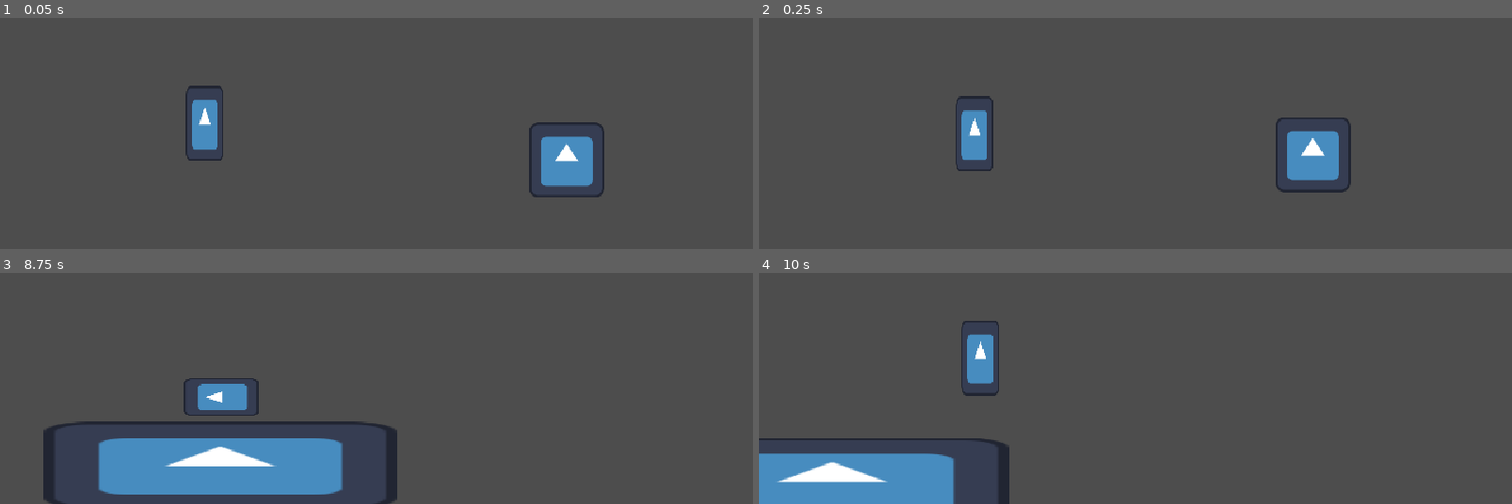
Above: before the commit, frames 1-4 (two rows, left to right).
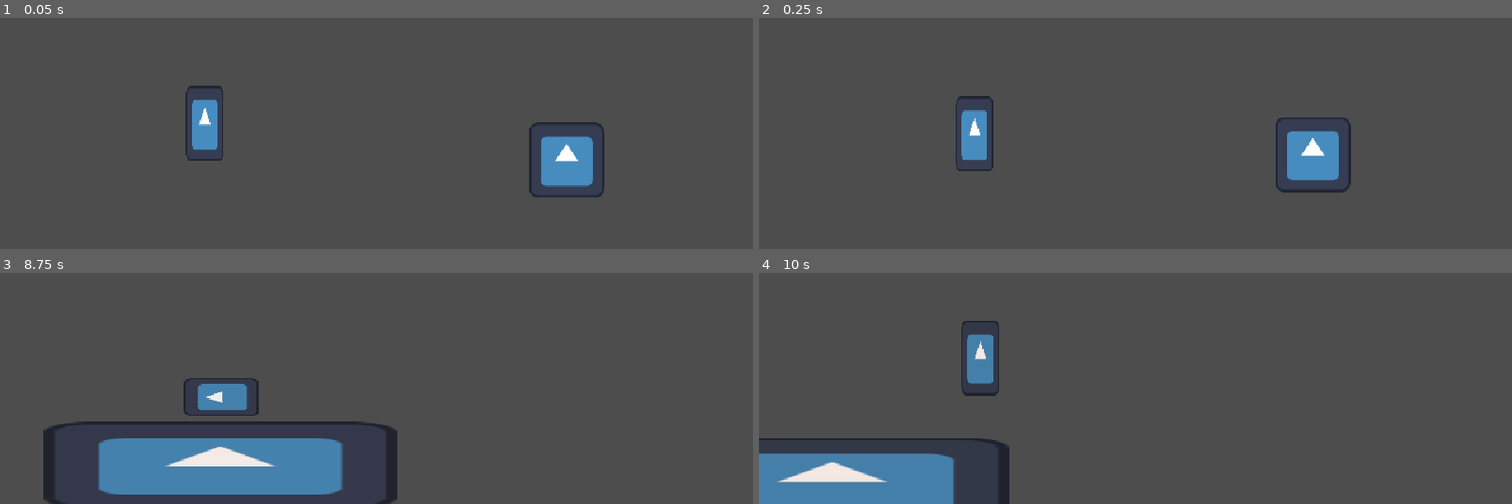
Above: after the commit, the same moments.

Repository: AlfredoCamarena/Protocolo-Ocaso
Game: Godot game, scene res://main/main.tscn
The game is run twice, just before and just after one commit, with the same random seed, the same clock (stepped at 60 frames per second) and the same inputs. The engine's default icon, where the game draws it, is replaced by a stand-in: a white triangle on a blue panel in a dark square.
Inputs:
- Up to frame 1 (0.05 s): no input
- Up to frame 2 (0.25 s): no input
- Up to frame 3 (8.75 s): tap Enter at 0.5 s; hold S (slide) 0.53-1.28 s; tap Space (jump) at 0.77, 1.52, 3.02, 3.77, 4.52, 6.02, 6.77, 7.52 s; tap S (slide) every 1.5 s from 1.35 to 7.35 s; hold S (slide) 2.03-2.78 s; hold S (slide) 3.53-4.28 s; hold S (slide) 5.03-5.78 s; hold S (slide) 6.53-7.28 s; hold S (slide) from 8.03 s (still down)
- Up to frame 4 (10 s): release S (slide) at 8.78 s; tap S (slide) at 8.85 s; tap Space (jump) at 9.02, 9.77 s; hold S (slide) from 9.53 s (still down)

The runs differ from the first frame. In frame 3, 0.6% of the frame differs, in the area x 22-36%, y 51-84%; in frame 4, 0.7%, in the area x 2-31%, y 29-91%.

Commit message:
Agrega ciclo del dia basico

Diff:
--- /dev/null
+++ b/main/main.gd
@@ -0,0 +1,6 @@
+extends Node
+
+func _on_animation_player_animation_finished(anim_name: StringName) -> void:
+	if anim_name == "DayCycle":
+		#TODO: Manejar fin del juego
+		print("Game Over")
--- a/main/main.tscn
+++ b/main/main.tscn
@@ -1,7 +1,45 @@
-[gd_scene load_steps=6 format=3 uid="uid://0qp0a5lge7rg"]
+[gd_scene load_steps=10 format=3 uid="uid://0qp0a5lge7rg"]
 
 [ext_resource type="PackedScene" uid="uid://d0owg7aispb6k" path="res://player/player.tscn" id="1_53q0u"]
+[ext_resource type="Script" uid="uid://bt554a6p708sd" path="res://main/main.gd" id="1_xwkvk"]
 [ext_resource type="Texture2D" uid="uid://baehgce5k47sq" path="res://icon.svg" id="2_pjrb6"]
+
+[sub_resource type="Animation" id="Animation_pjrb6"]
+resource_name = "DayCycle"
+length = 180.0
+tracks/0/type = "value"
+tracks/0/imported = false
+tracks/0/enabled = true
+tracks/0/path = NodePath("AmbientLight:color")
+tracks/0/interp = 1
+tracks/0/loop_wrap = true
+tracks/0/keys = {
+"times": PackedFloat32Array(0, 60.000004, 120.00001, 180),
+"transitions": PackedFloat32Array(1, 1, 1, 1),
+"update": 0,
+"values": [Color(1, 1, 1, 1), Color(0.7188297, 0.4641232, 0.3343134, 1), Color(1, 0.27058825, 0.05490196, 1), Color(0, 0.007843138, 0.22352941, 1)]
+}
+
+[sub_resource type="Animation" id="Animation_xwkvk"]
+length = 0.001
+tracks/0/type = "value"
+tracks/0/imported = false
+tracks/0/enabled = true
+tracks/0/path = NodePath("AmbientLight:color")
+tracks/0/interp = 1
+tracks/0/loop_wrap = true
+tracks/0/keys = {
+"times": PackedFloat32Array(0),
+"transitions": PackedFloat32Array(1),
+"update": 0,
+"values": [Color(1, 1, 1, 1)]
+}
+
+[sub_resource type="AnimationLibrary" id="AnimationLibrary_c651c"]
+_data = {
+&"DayCycle": SubResource("Animation_pjrb6"),
+&"RESET": SubResource("Animation_xwkvk")
+}
 
 [sub_resource type="RectangleShape2D" id="RectangleShape2D_53q0u"]
 size = Vector2(2222.5, 516)
@@ -13,6 +51,15 @@
 size = Vector2(126, 126)
 
 [node name="Main" type="Node"]
+script = ExtResource("1_xwkvk")
+
+[node name="AnimationPlayer" type="AnimationPlayer" parent="."]
+libraries = {
+&"": SubResource("AnimationLibrary_c651c")
+}
+autoplay = "DayCycle"
+
+[node name="AmbientLight" type="CanvasModulate" parent="."]
 
 [node name="Player" parent="." instance=ExtResource("1_53q0u")]
 position = Vector2(317, 171)
@@ -50,3 +97,5 @@
 [node name="CollisionShape2D" type="CollisionShape2D" parent="StaticBody2D3"]
 position = Vector2(947, 175)
 shape = SubResource("RectangleShape2D_xwkvk")
+
+[connection signal="animation_finished" from="AnimationPlayer" to="." method="_on_animation_player_animation_finished"]
Not shown, added: main/main.gd.uid
